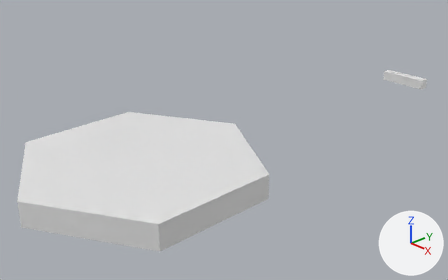
The Blender file asset/blender/base_game.blend: old version first, new version second.
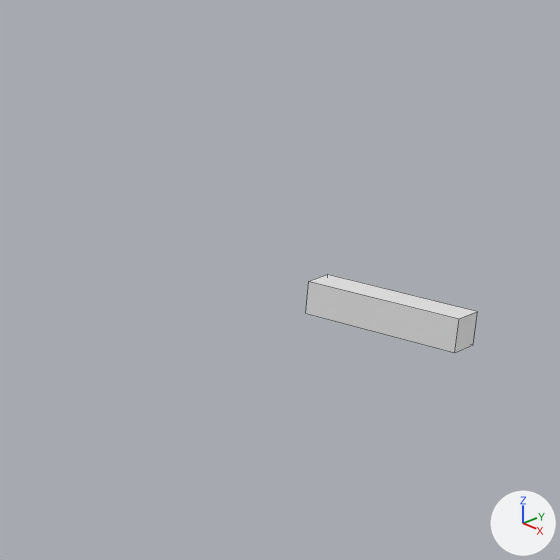
Each version appears first whole from a 50 mm lens placed at (17.77, -30.98, 10.98), pointed at (-1.14, -13.18, -0.24), and next in a close-up on the part from 68% to 100% of the width and 0% to 51% of the height. The lights are fixed; the arrows at lower right show +X, +Y and +Z. The close-ups show mesh edges as thin lines.

Script lines for the objects in view, before the commit:
```python
me_cube_001 = bpy.data.meshes.new('Cube.001')
me_cube_001.from_pydata(...)  # a box spanning x -1.24..1.24, y -0.25..0.25, z -0.25..0.25
ob_roadpiece = bpy.data.objects.new('RoadPiece', me_cube_001)
ob_roadpiece.location = (0.0, 0.0, 0.0)
```
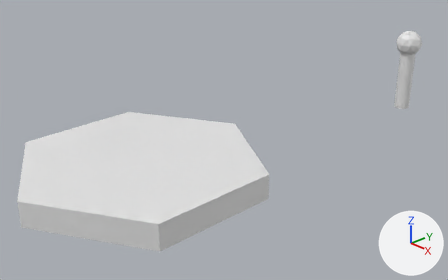
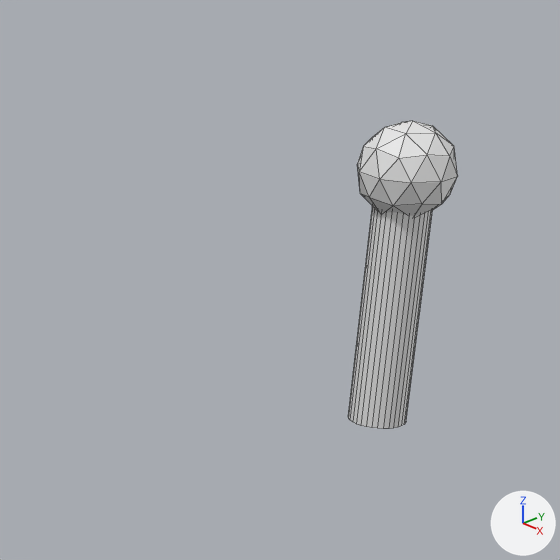
Diff of the bpy script that builds the scene:
```diff
--- a/asset/blender/base_game.blend.py
+++ b/asset/blender/base_game.blend.py
@@ me_cylinder_001 @@
+me_cylinder_001.from_pydata(...)  # 106 vertices, 114 faces; spans x -1.62..1.62, y -1.71..1.71, z -1.0..1.71
@@ ob_roadpiece @@
 ob_roadpiece.location = (0.0, 0.0, 0.0)
+ob_roadpiece.hide_set(True)
@@ ob_cylinder_001 @@
+ob_cylinder_001 = bpy.data.objects.new('Cylinder.001', me_cylinder_001)
+ob_cylinder_001.location = (0.0, 0.0, 0.0)
+ob_cylinder_001.scale = (0.417, 0.417, 1.65)
```

Boxes (x1, y1, x2, y2) around the edits, measured in the close-ups (560 x 560 px):
'Cylinder.001', added
    after: (348, 121, 458, 429)
'RoadPiece', hidden
    before: (306, 275, 478, 352)
